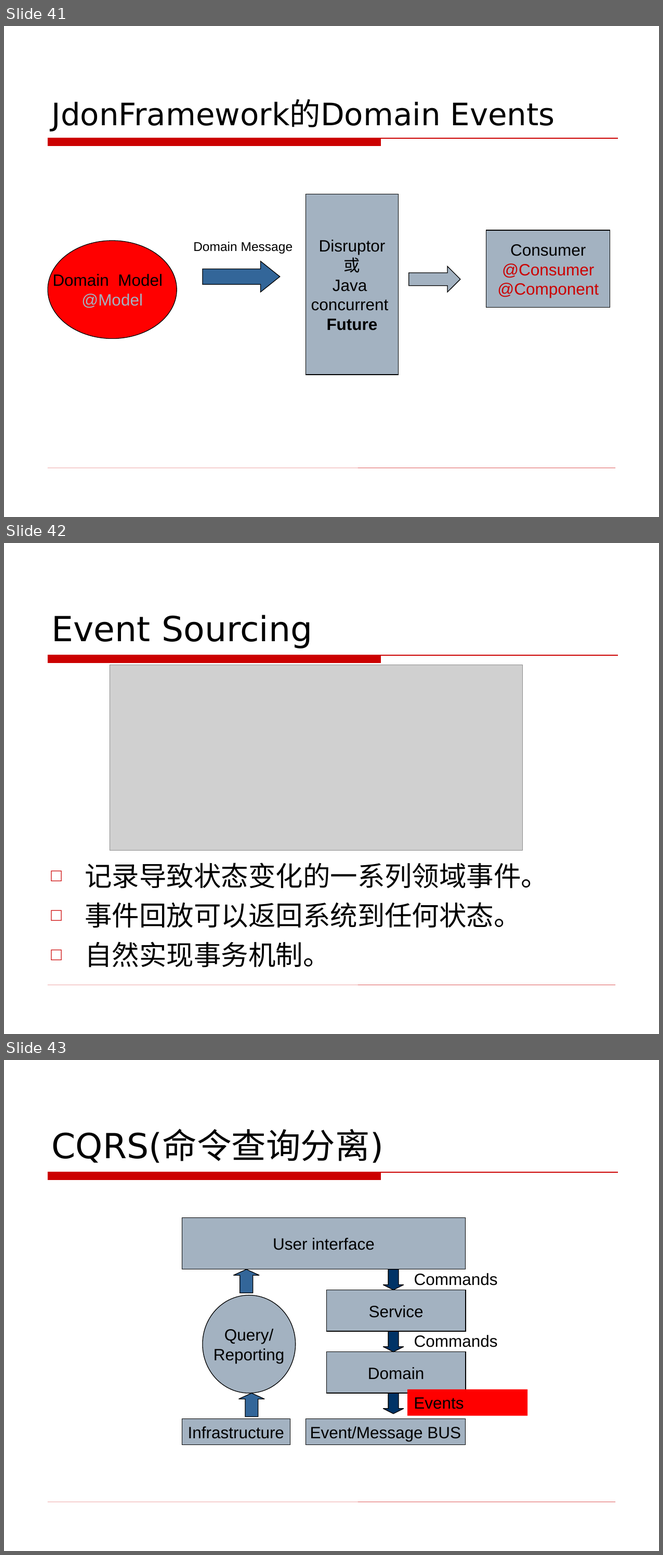
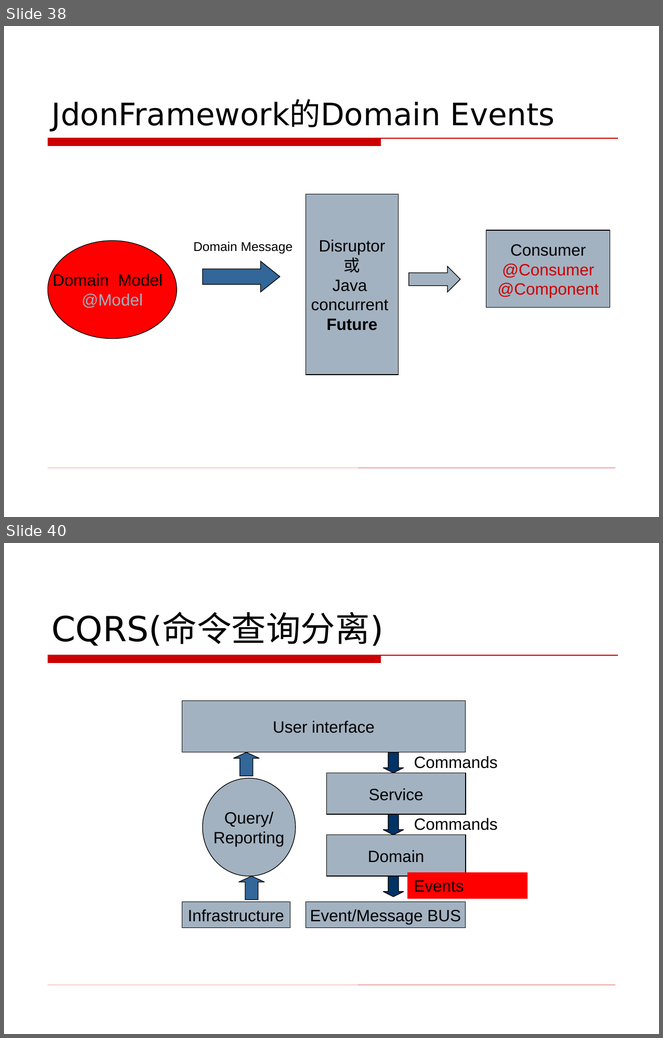
Before and after one commit to banq/jdonframework, a slide deck: doc/chinese/事件驱动编程.ppt. Shown one above the other, each under a label of ours: slides 41, 42 and 43 before the commit, slides 38 and 40 after it; the slides between them are not shown. The pictures are 663x1555 and 663x1038 pixels, drawn with LibreOffice and Linux fonts; fonts in the diff are those of the drawing; grey boxes stand for pictures; background and template pictures are left out. Boxes give left, top, right and bottom in pixels: in the first picture for what was removed or moved away, otherwise in the second. Text is boxed around its words. In the diff, an @@ line names an element or a change of style, - is before the commit and + after.

```diff
--- a/doc/chinese/事件驱动编程.ppt
+++ b/doc/chinese/事件驱动编程.ppt
@@ slide 42 removed at <box>4,543,659,1034</box>, background picture (left out); not listed: 2 template elements that a slide beside it also shows @@
@@ title removed at <box>52,615,312,649</box> @@
-Event Sourcing
@@ picture removed at <box>110,665,522,851</box> @@
@@ text removed at <box>85,863,548,968</box> @@
-□ 记录导致状态变化的一系列领域事件。
-□ 事件回放可以返回系统到任何状态。
-□ 自然实现事务机制。
@@ what was slide 41 is now slide 38 @@
@@ what was slide 43 is now slide 40 @@
```
Also in this commit, not shown: 1 slide added, 2 other slides removed.
